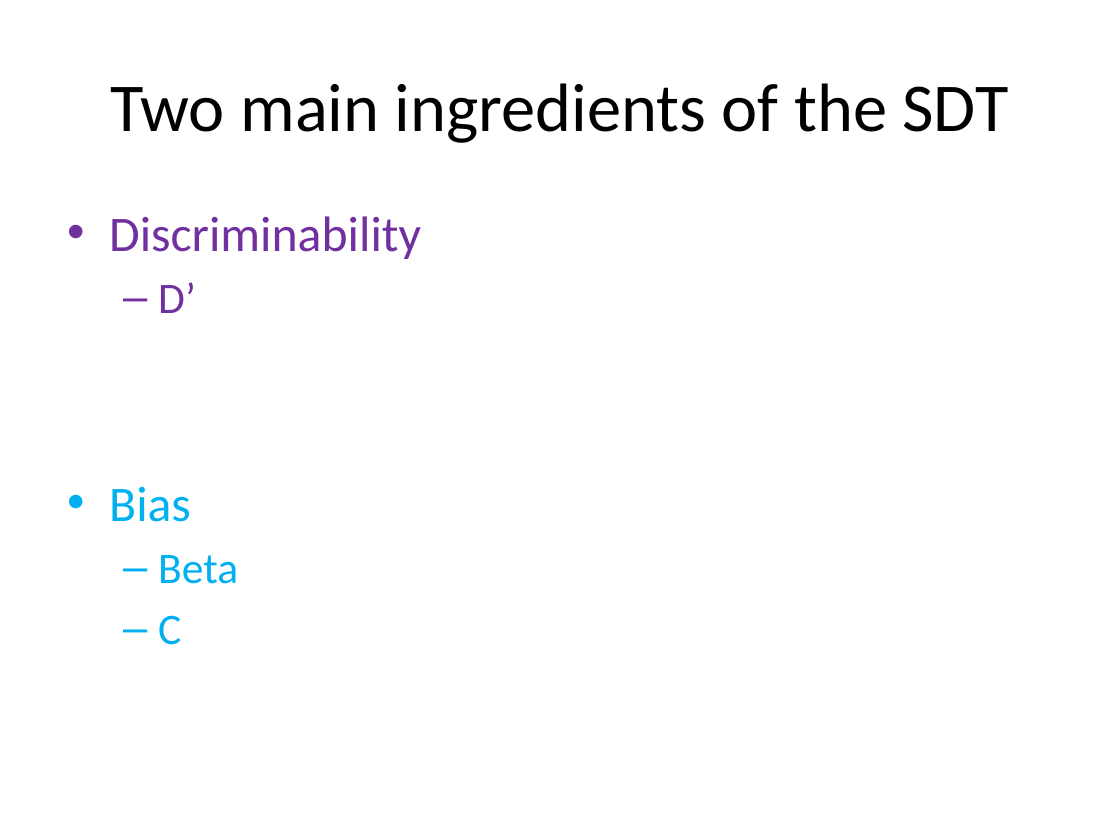
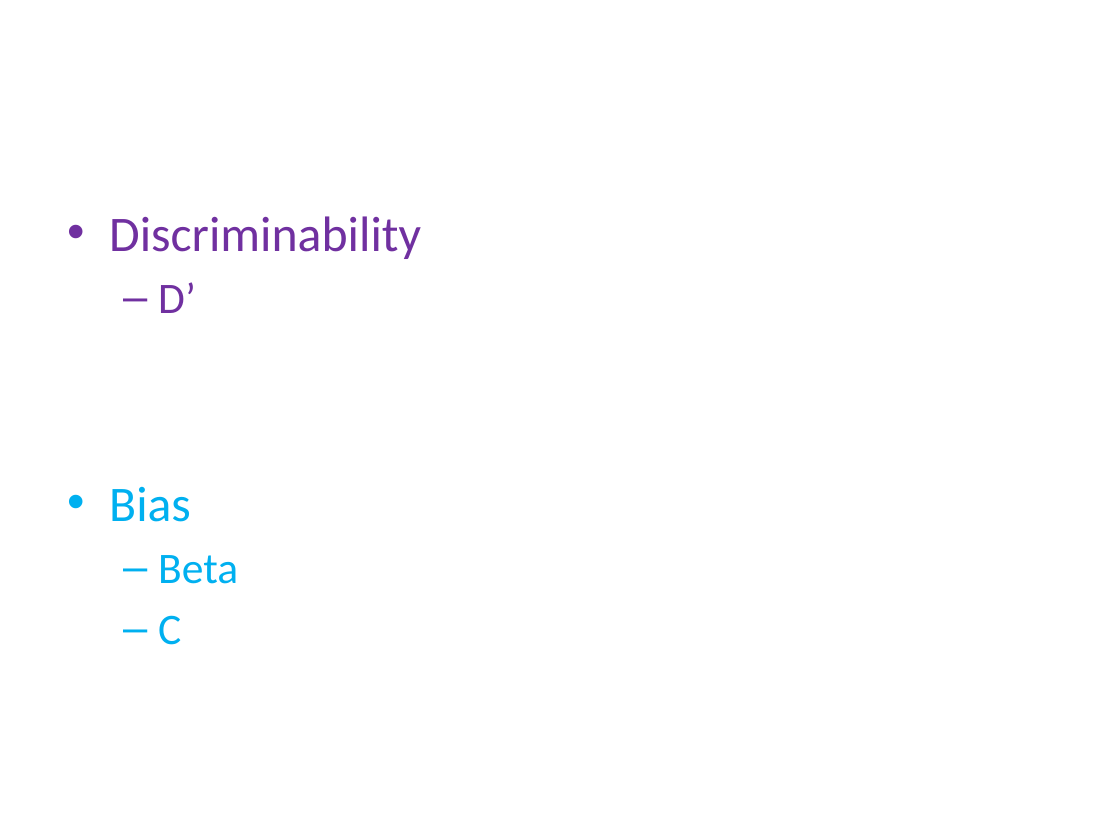
Before and after one commit to Adrifelcha/Adrifelcha, a slide deck: slide 10 of Tesis/Presentaciones/Seminario_Maden_.pptx (slide 9 before the commit). Drawn at 1120x840 pixels with LibreOffice and Linux fonts; fonts in the diff are those of the drawing. Boxes give left, top, right and bottom in pixels: in the first picture for what was removed or moved away, otherwise in the second. Text is boxed around its words. In the diff, an @@ line names an element or a change of style, - is before the commit and + after.

```diff
--- a/Tesis/Presentaciones/Seminario_Maden_.pptx
+++ b/Tesis/Presentaciones/Seminario_Maden_.pptx
@@ title removed at [110,83,1009,143] @@
-Two main ingredients of the SDT
```
Also in this commit, not shown: 12 other slides changed, 5 slides added, 21 slides removed, 1 other file.
